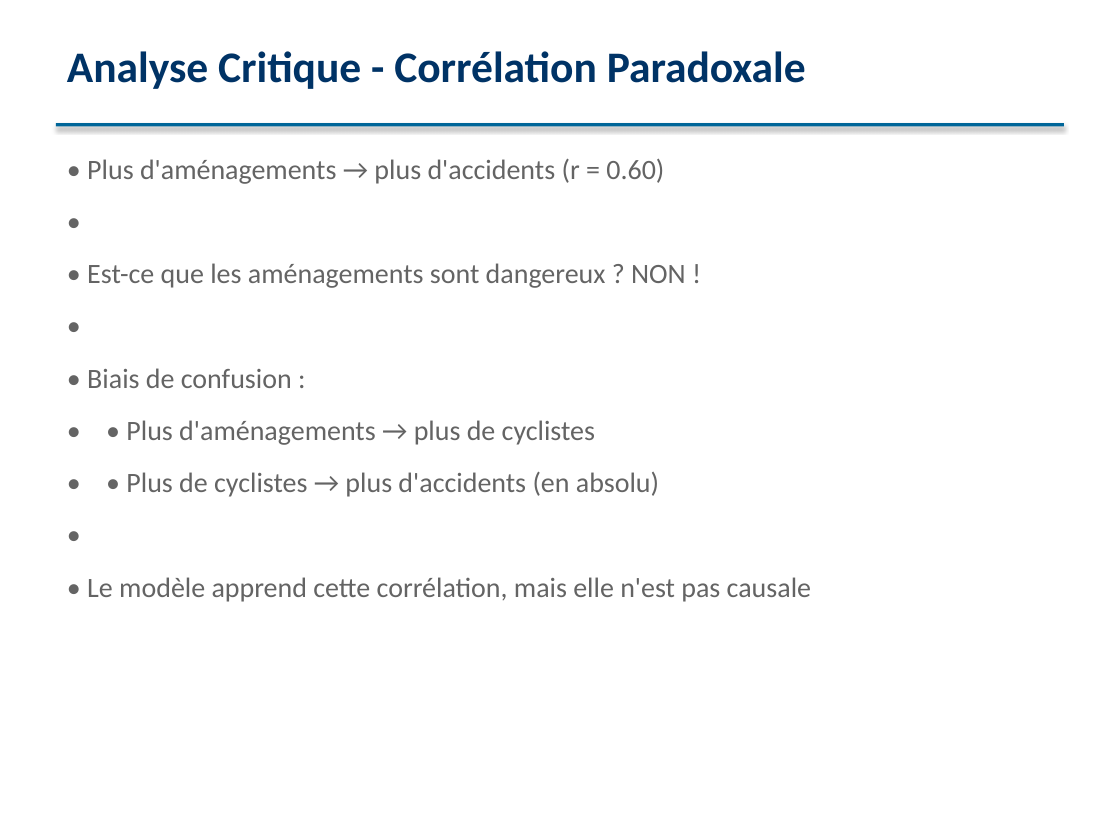
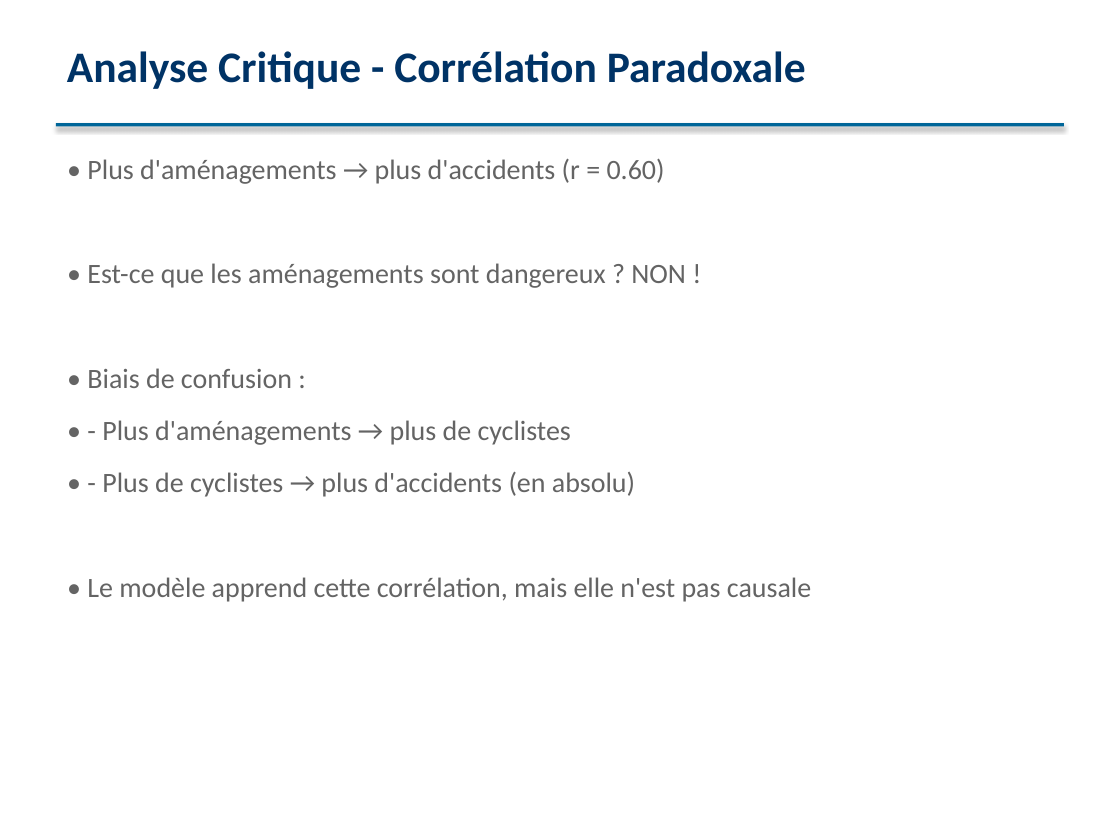
Before and after one commit to Jeremonstor/Projet_sda_top, a slide deck: slide 13 of presentation/presentation_sda.pptx (slide 10 before the commit). Drawn at 1120x840 pixels with LibreOffice and Linux fonts; fonts in the diff are those of the drawing. Boxes give left, top, right and bottom in pixels: in the first picture for what was removed or moved away, otherwise in the second. Text is boxed around its words. In the diff, an @@ line names an element or a change of style, - is before the commit and + after.

```diff
--- a/presentation/presentation_sda.pptx
+++ b/presentation/presentation_sda.pptx
@@ text at (87, 159, 811, 602): paragraph removed @@
-•
@@ text at (87, 159, 811, 602): paragraph removed @@
-•
@@ text at (102, 420, 635, 497): text changed @@
-• • Plus d'aménagements → plus de cyclistes
-• • Plus de cyclistes → plus d'accidents (en absolu)
-•
+• - Plus d'aménagements → plus de cyclistes
+• - Plus de cyclistes → plus d'accidents (en absolu)
```
Also in this commit, not shown: 11 other slides changed, 4 slides added, 6 other files.
